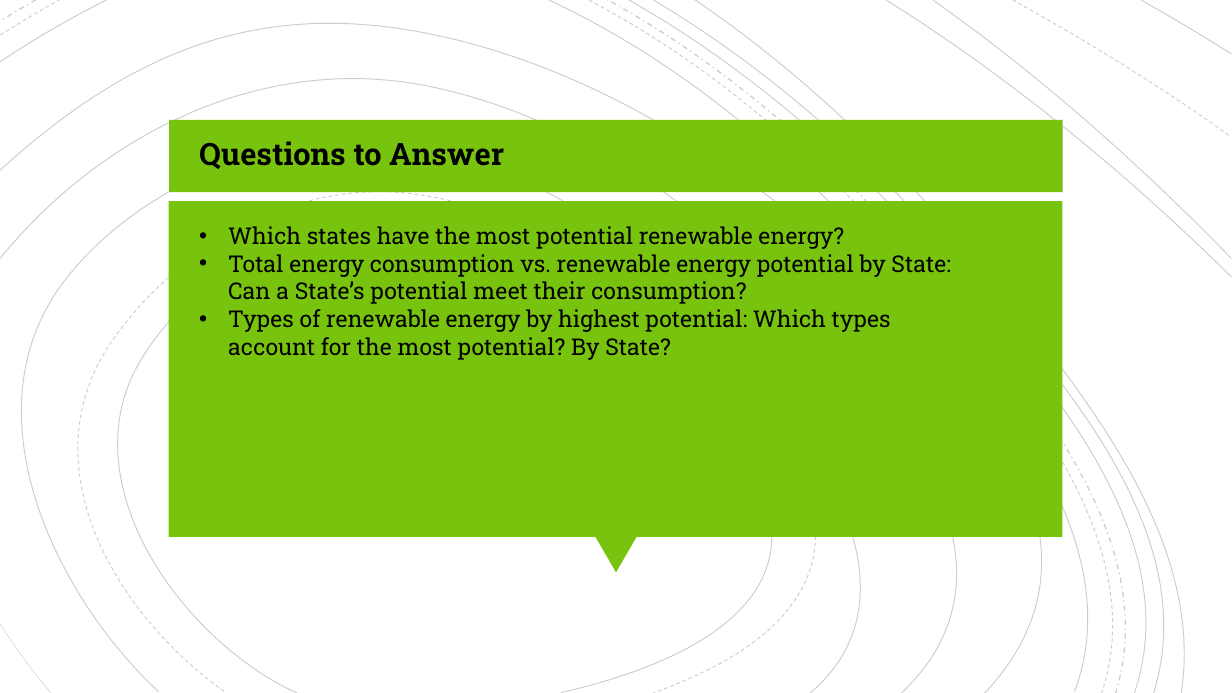
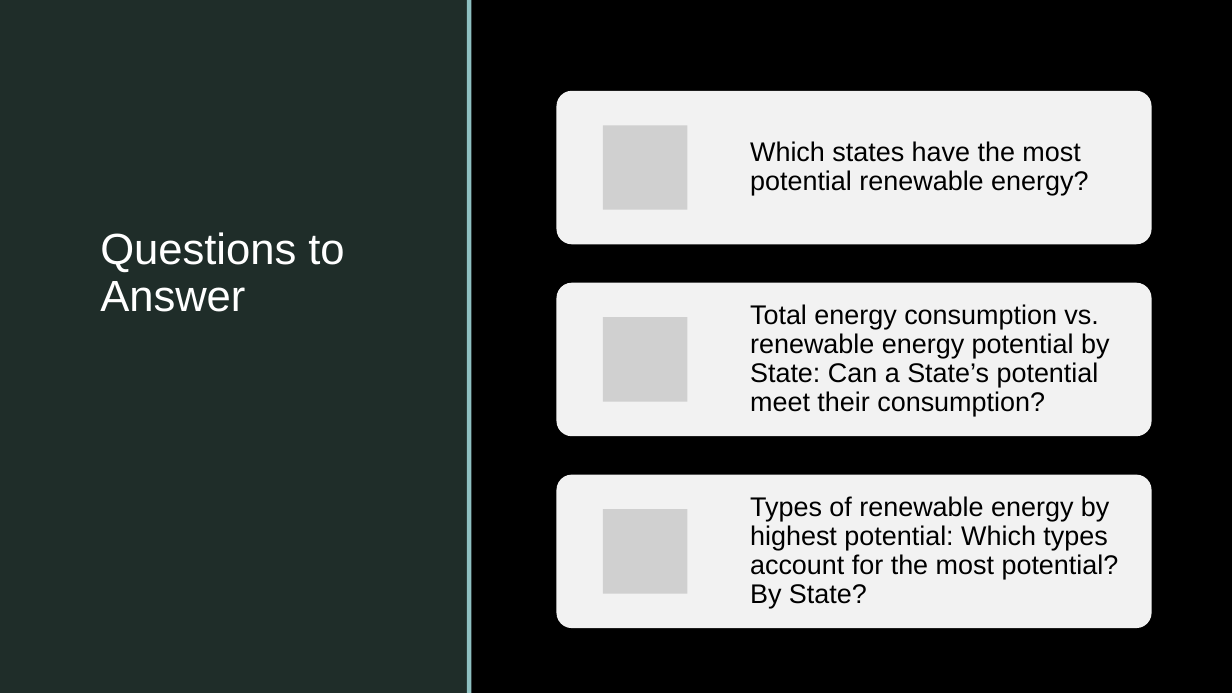
Before and after one commit to nadireag/Green-Energy, a slide deck: slide 4 of Green Energy Presentation.pptx. Drawn at 1232x693 pixels with LibreOffice and Linux fonts; fonts in the diff are those of the drawing; grey boxes stand for pictures; background and template pictures are left out. Boxes give left, top, right and bottom in pixels: in the first picture for what was removed or moved away, otherwise in the second. Text is boxed around its words. In the diff, an @@ line names an element or a change of style, - is before the commit and + after.

Commit message:
sorted states for plots and updated ppt

```diff
--- a/Green Energy Presentation.pptx
+++ b/Green Energy Presentation.pptx
@@ rectangle added at <box>0,0,97,693</box>, fill #C5FAEB @@
@@ rectangle added at <box>0,0,1232,693</box>, fill #FFFFFF @@
@@ rectangle added at <box>0,0,468,693</box>, fill #1F2D29 @@
@@ rectangle added at <box>97,0,102,693</box>, fill #8EC0C1 @@
@@ rectangle added at <box>102,0,1150,693</box>, fill #C5FAEB at 92% opacity @@
@@ rectangle added at <box>467,0,471,693</box>, fill #8EC0C1 @@
@@ group removed at <box>0,0,1232,693</box>: 19 freeform shapes @@
@@ rectangle added at <box>1150,0,1153,693</box>, fill #8EC0C1 @@
@@ text "Questions to Answer": place and size @@
-text "Questions to Answer" at <box>199,141,504,169</box>
+text "Questions to Answer" at <box>100,232,344,312</box>
@@ text "Questions to Answer" at <box>100,232,344,312</box>: size 24 to 34 pt, font Roboto Slab to Arial, text colour #000000 to #FFFFFF, bold off; line spacing 1 to 0.9; more space between paragraphs @@
@@ rectangle removed at <box>169,120,1063,192</box> @@
@@ rectangle removed at <box>169,201,1063,537</box> @@
@@ text at <box>228,226,844,249</box>: paragraph removed @@
-• Which states have the most potential renewable energy?
@@ picture added at <box>287,213,1232,693</box> @@
@@ text "Total energy consumption vs. renewable ...": place and size @@
-text "Total energy consumption vs. renewable ..." at <box>228,226,950,360</box>
+text "Total energy consumption vs. renewable ..." at <box>750,304,1109,416</box>
@@ text "Total energy consumption vs. renewable ..." at <box>750,304,1109,416</box>: size 18 to 21 pt, font Roboto Slab to Arial; bullet • to none; line spacing 1 to 0.9; more space between paragraphs; vertical alignment top to middle @@
@@ text at <box>228,309,891,360</box>: paragraph removed @@
-• Types of renewable energy by highest potential: Which types account for the most potential? By State?
@@ group added at <box>556,91,1152,628</box>: 3 rounded rectangles, 3 pictures, 2 texts @@
+Which states have the most potential renewable energy?
+Types of renewable energy by highest potential: Which types account for the most potential? By State?
@@ triangle removed at <box>595,537,637,572</box> @@
```
Also in this commit, not shown: 5 other slides changed, 1 other file.
